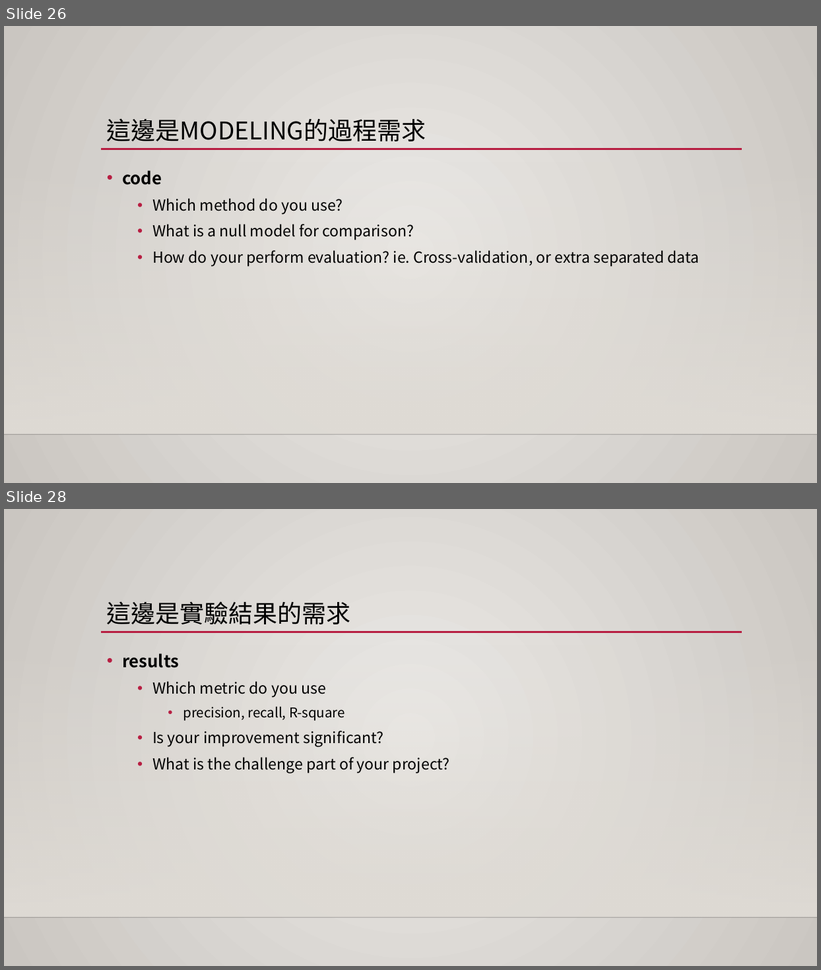
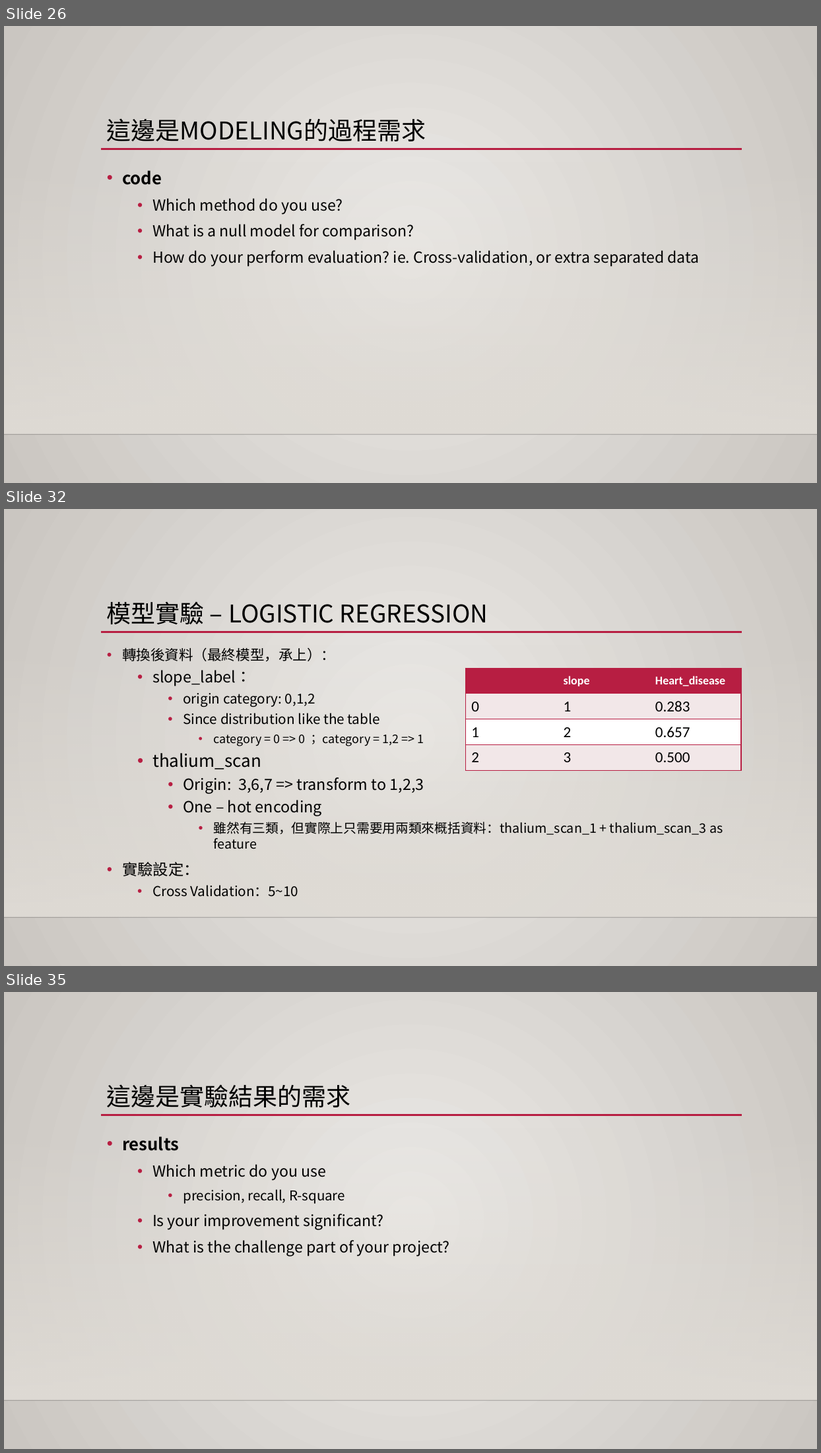
Before and after one commit to 1082-datascience/finalproject-finalproject-1082ds_group3, a slide deck: docs/final_report.pptx. Shown one above the other, each under a label of ours: slides 26 and 28 before the commit, slides 26, 32 and 35 after it; the slides between them are not shown. The pictures are 821x970 and 821x1453 pixels, drawn with LibreOffice and Linux fonts; fonts in the diff are those of the drawing; background and template pictures are left out. Boxes give left, top, right and bottom in pixels: in the first picture for what was removed or moved away, otherwise in the second. Text is boxed around its words. In the diff, an @@ line names an element or a change of style, - is before the commit and + after.

```diff
--- a/docs/final_report.pptx
+++ b/docs/final_report.pptx
@@ slide 32 added at [4,509,817,966], background gradient #ECEAE7 to #CAC7C1; not listed: 3 template elements that a slide beside it also shows @@
@@ title added at [107,602,488,625], 28.8 pt, text #000000 @@
+模型實驗 – LOGISTIC REGRESSION
@@ text added at [122,648,723,897], 16.1 pt, text #000000 @@
+• 轉換後資料（最終模型，承上）：
+  • slope_label：
+    • origin category: 0,1,2
+    • Since distribution like the table
+      • category = 0 => 0 ； category = 1,2 => 1
+  • thalium_scan
+    • Origin: 3,6,7 => transform to 1,2,3
+    • One – hot encoding
+      • 雖然有三類，但實際上只需要用兩類來概括資料：thalium_scan_1 + thalium_scan_3 as feature
+• 實驗設定：
+  • Cross Validation：5~10
@@ table added at [466,668,742,770], 4 rows, 3 columns @@
+ | slope | Heart_disease
+0 | 1 | 0.283
+1 | 2 | 0.657
+2 | 3 | 0.500
@@ what was slide 28 is now slide 35 @@
```
Also in this commit, not shown: 4 slides changed, 8 other slides added, 1 slide removed, 4 other files.
